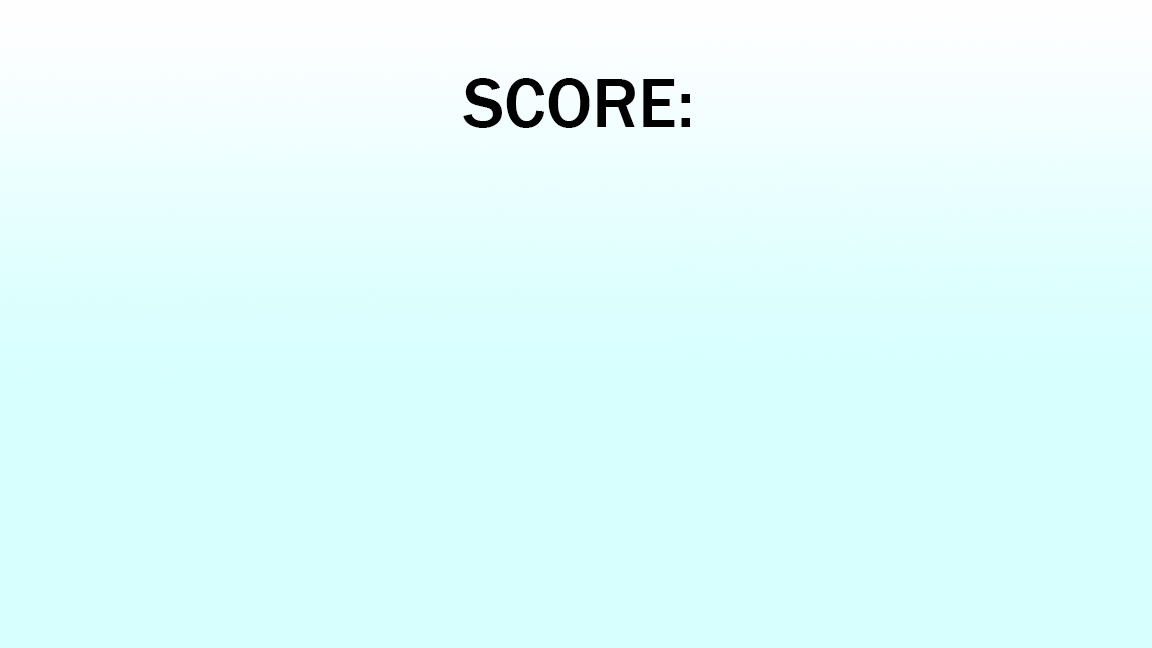
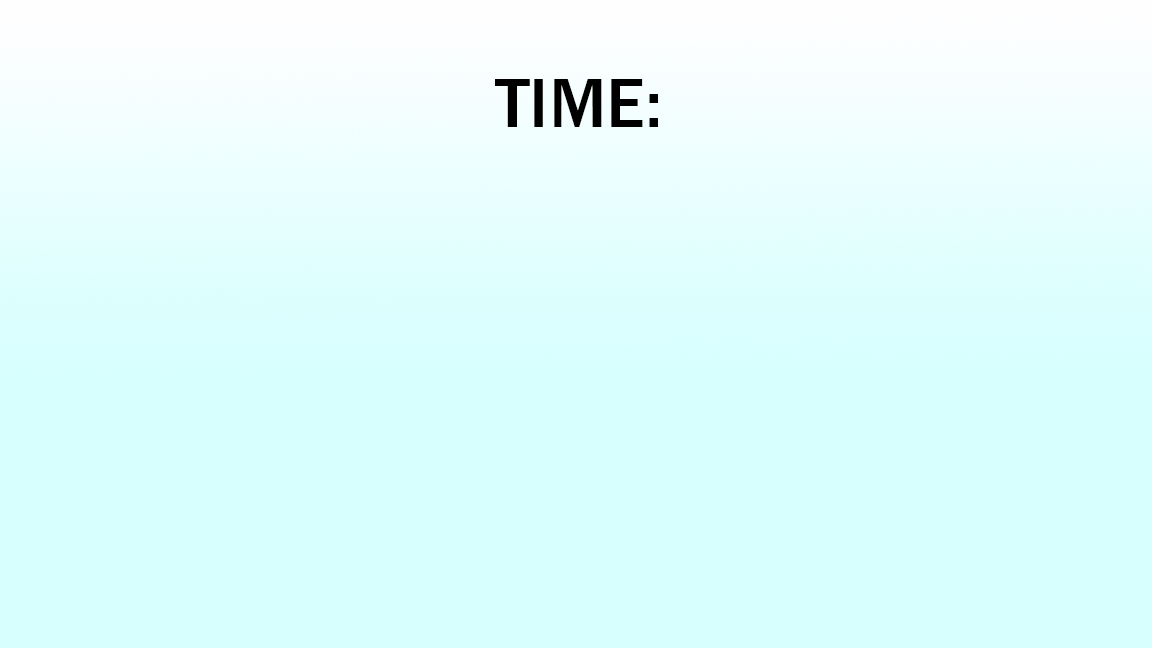
Layer changes from the first 1152x648 image to the second:
renamed "SCORE:" to "TIME:", painted on it over [463,78,690,128]
painted on "Gradient Fill 1" over [463,78,690,128]
